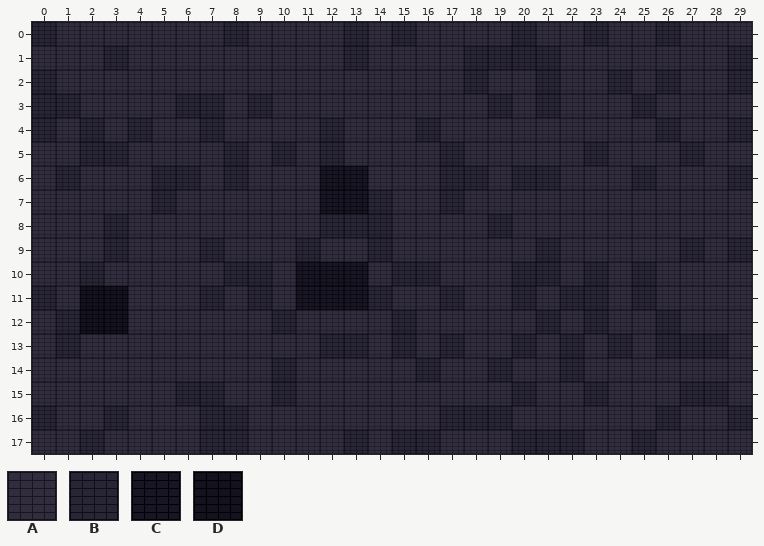
An edit to a level. Tiled map (JSON), assets/maps/jira_dungeon_3.tmj. Above, as it was before the edit.
Cells are 48x48 px. Shown: x 0..29, y 0..17.
Key: from "dungeon": A 0, B 1, C 8, D 9.
_ is an empty cell, # one hidden under a higher layer.
Layers that did not change in this view are not listed.
Layer "Ground" before, first column x 0:
 0 BAAAAAAABAAAABABAAAABAABAABAAA
 1 AAABAAAAAAAAABAAAABBBBAAAAAAAB
 2 BAAAAAAAAAAAAAAAAABAABAABABAAB
 3 BBAAAABBABAAAAAAAAABABAAABAAAA
 4 BABABAABAAAABAAABAAAAAAAAABAAB
 5 AABBAAAABABABAAAABAAAAABAAABAA
 6 ABAAABBABAAA##AAABBABBAAABAAAB
 7 AAAAABAAAAAA##BAABAAAAAAAAAAAA
 8 AAABAAAAAAAABBBAAAABAAAAAAAAAA
 9 AAABAAABAAABAABAAAAAABAAAAABAB
10 AABAAAAABBA###ABBAAABBABABAAAA
11 BA##AAABABA###BAABAABABBABAAAA
12 AB##AAAAAABAAAABAAAAABABAABAAA
13 ABAAAAAAAAAABBABABAABABABABBBA
14 AAAAAAAAAABAAAAABAABAABAAAAAAA
15 AAAAAABBAABAAAAAAAAABAABAAABBA
16 BAABAAABBAAAAAAAABBBAAAAAABAAB
17 AABAAAABBAAAABABBAAABBBAABAAAA
Layer "Objects" before, first column x 0:
 0 ______________________________
 1 ______________________________
 2 ______________________________
 3 ______________________________
 4 ______________________________
 5 ______________________________
 6 ____________CC________________
 7 ____________CC________________
 8 ______________________________
 9 ______________________________
10 ___________CCC________________
11 __DD_______CCC________________
12 __DD__________________________
13 ______________________________
14 ______________________________
15 ______________________________
16 ______________________________
17 ______________________________
After:
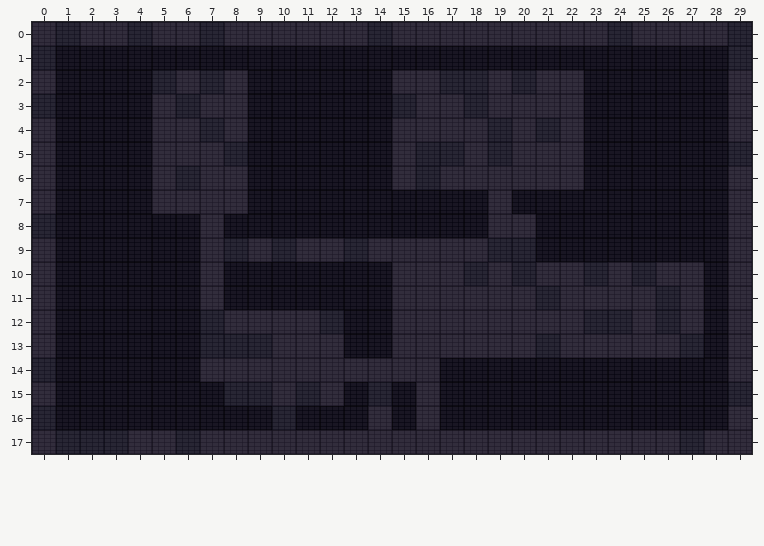
What changed:
Layer "Ground":
y 1: x 1..2 AA -> ##; x 10..11 AA -> ##
y 2: x 2 A -> #; x 10..12 AAA -> ###
y 3: x 2 A -> #; x 11 A -> #; x 13 A -> #; x 23 A -> #; x 27 A -> #
y 4: x 10 A -> #; x 13..14 AA -> ##; x 23 A -> #; x 28 A -> #
y 5: x 4 A -> #; x 28 A -> #
y 6: x 2 A -> #; x 10 A -> #; x 28 A -> #
y 7: x 23..25 AAA -> ###
y 8: x 18 A -> #; x 22 A -> #; x 25 A -> #
y 9: x 2 A -> #; x 22 A -> #; x 26 A -> #
y 10: x 1 A -> #; x 4 A -> #; x 6 A -> #; x 28 A -> #
y 11: x 1 A -> #; x 4 A -> #; x 6 A -> #
y 12: x 4 A -> #; x 28 A -> #
y 13: x 3 A -> #; x 5 A -> #
y 14: x 3 A -> #; x 17..18 AA -> ##; x 21 A -> #
y 15: x 1 A -> #; x 4 A -> #; x 18..19 AA -> ##
y 16: x 13 A -> #; x 24 A -> #; x 27 A -> #
Layer "Objects":
y 1: x 1..2 __ -> CC; x 4..12 _________ -> CCCCCCCCC; x 14..17 ____ -> CCCC; x 22..28 _______ -> CCCCCCC
y 2: x 1..4 ____ -> CCCC; x 9..14 ______ -> CCCCCC; x 23 _ -> C; x 25 _ -> C; x 27..28 __ -> CC
y 3: x 2..4 ___ -> CCC; x 10..14 _____ -> CCCCC; x 23..24 __ -> CC; x 26..28 ___ -> CCC
y 4: x 1 _ -> C; x 3 _ -> C; x 9..11 ___ -> CCC; x 13..14 __ -> CC; x 23..25 ___ -> CCC; x 27..28 __ -> CC
y 5: x 1 _ -> C; x 4 _ -> C; x 9 _ -> C; x 11 _ -> C; x 13..14 __ -> CC; x 24..26 ___ -> CCC; x 28 _ -> C
y 6: x 2..4 ___ -> CCC; x 9..11 ___ -> CCC; x 14 _ -> C; x 23..24 __ -> CC; x 26..28 ___ -> CCC
y 7: x 1..4 ____ -> CCCC; x 9..11 ___ -> CCC; x 15..16 __ -> CC; x 18 _ -> C; x 20..28 _________ -> CCCCCCCCC
y 8: x 1..2 __ -> CC; x 4..6 ___ -> CCC; x 8..11 ____ -> CCCC; x 15..18 ____ -> CCCC; x 21..28 ________ -> CCCCCCCC
y 9: x 1..2 __ -> CC; x 4..6 ___ -> CCC; x 22..26 _____ -> CCCCC; x 28 _ -> C
y 10: x 1 _ -> C; x 3..6 ____ -> CCCC; x 10 _ -> C; x 14 _ -> C; x 28 _ -> C
y 11: x 1 _ -> C; x 4..6 ___ -> CCC; x 8 _ -> C; x 10 _ -> C; x 28 _ -> C
y 12: x 4..6 ___ -> CCC; x 13..14 __ -> CC; x 28 _ -> C
y 13: x 2..6 _____ -> CCCCC; x 14 _ -> C
y 14: x 1..6 ______ -> CCCCCC; x 17..18 __ -> CC; x 20..21 __ -> CC; x 23..28 ______ -> CCCCCC
y 15: x 1..5 _____ -> CCCCC; x 13 _ -> C; x 15 _ -> C; x 17..19 ___ -> CCC; x 21..22 __ -> CC; x 24..26 ___ -> CCC
y 16: x 1..2 __ -> CC; x 4..6 ___ -> CCC; x 9 _ -> C; x 11..13 ___ -> CCC; x 15 _ -> C; x 20..25 ______ -> CCCCCC; x 27..28 __ -> CC
Where, in picture pixels (left, top, right, bottom), the same in both pictures:
changed: (56, 46, 728, 430)
